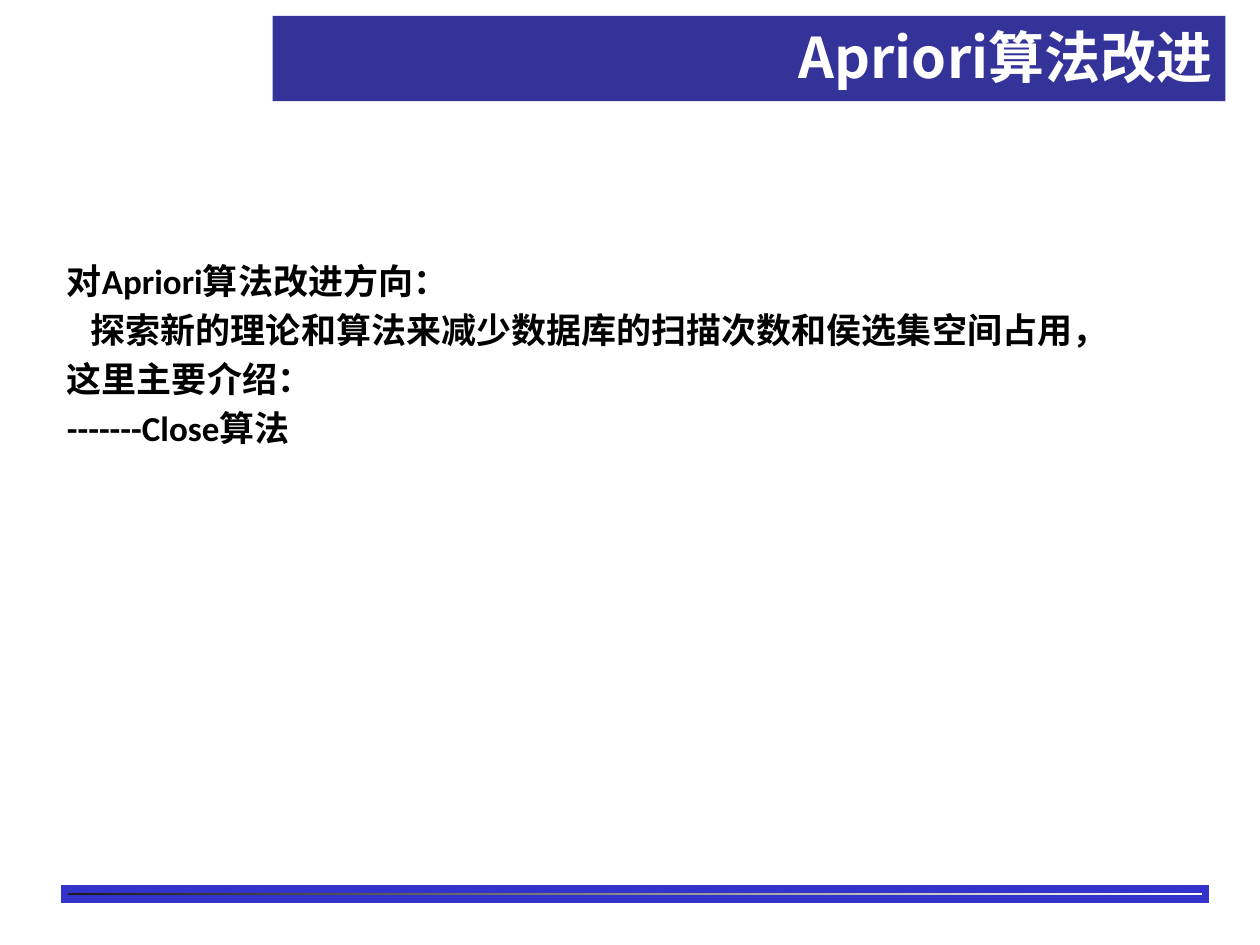
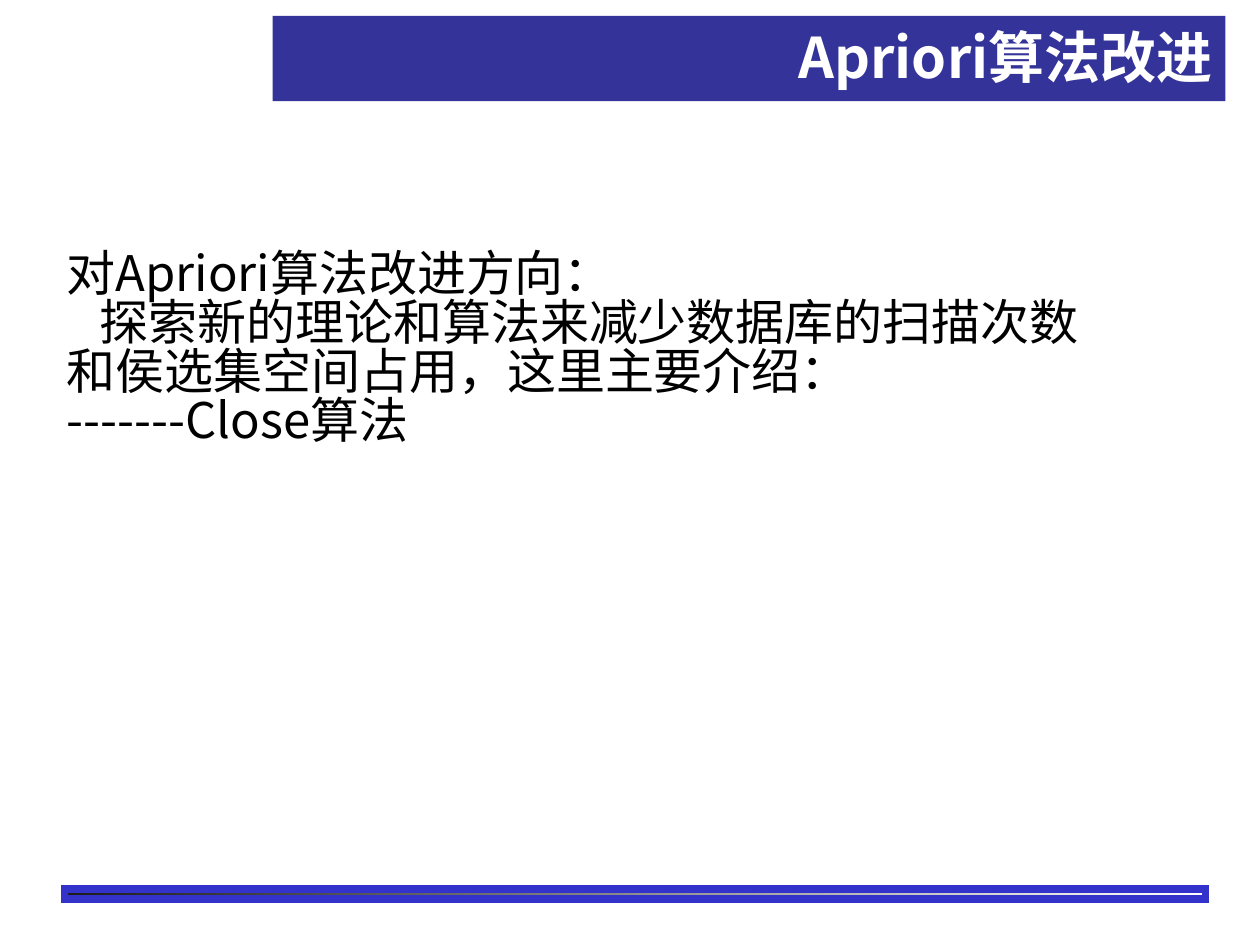
Before and after one commit to shfkuang/shfkuang.github.io, a slide deck: slide 10 of dm/ch3.2.ppt. Drawn at 1260x945 pixels with LibreOffice and Linux fonts; fonts in the diff are those of the drawing; background and template pictures are left out. Boxes give left, top, right and bottom in pixels: in the first picture for what was removed or moved away, otherwise in the second. Text is boxed around its words. In the diff, an @@ line names an element or a change of style, - is before the commit and + after.

```diff
--- a/dm/ch3.2.ppt
+++ b/dm/ch3.2.ppt
@@ text "对Apriori算法改进方向：" at (67, 249, 1079, 442): size 20 to 28 pt, font Calibri to Noto Sans CJK JP, bold off @@
```
Also in this commit, not shown: 8 other slides changed.
